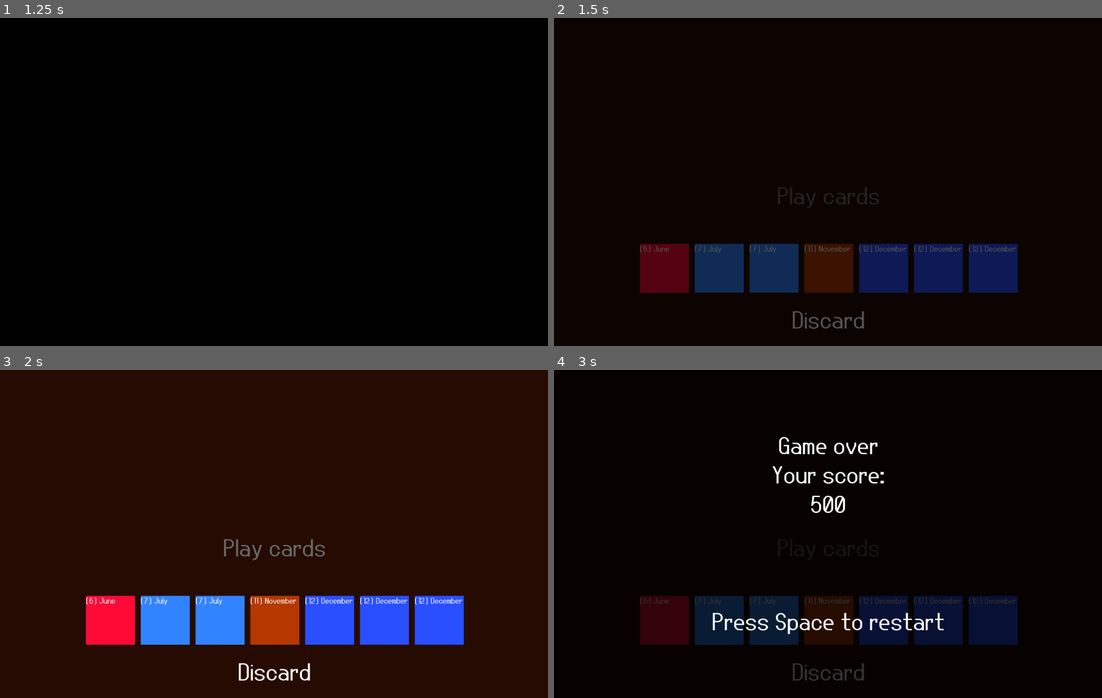
Above: before the commit, frames 1-4 (two rows, left to right).
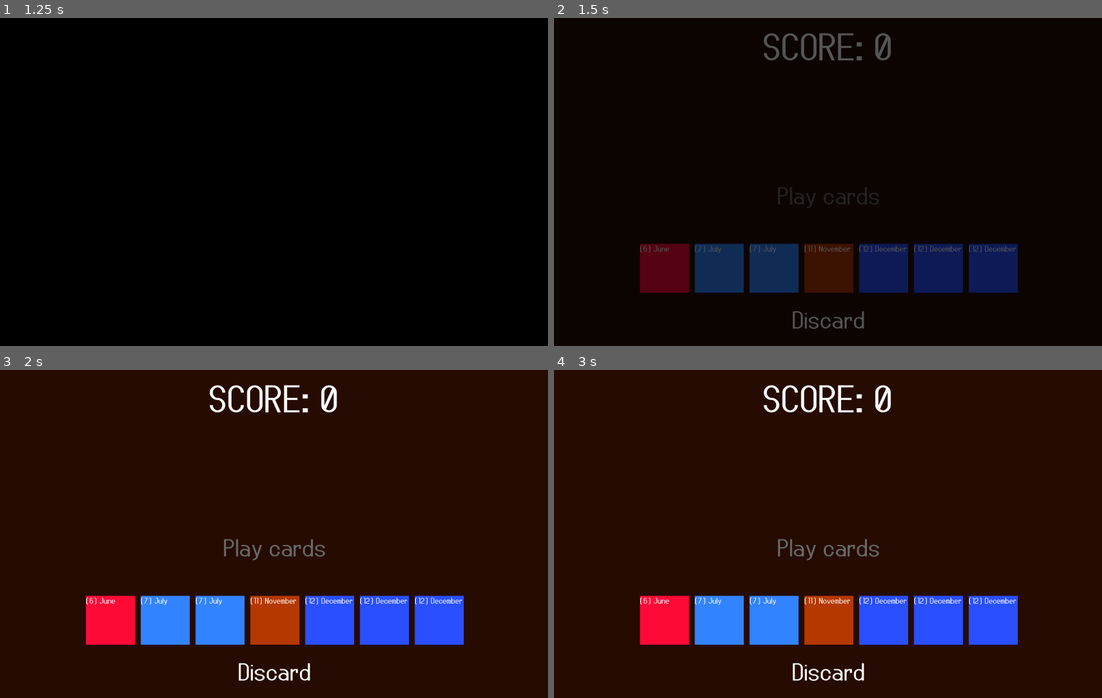
Above: after the commit, the same moments.

Repository: markeryjane/seeker
Game: Godot game, scene res://scenes/title_screen.tscn
Two runs of this game, one before a commit and one after it. Both use one fixed random seed, a clock stepped at 60 frames per second and the inputs below.
Inputs:
- Up to frame 1 (1.25 s): tap Enter (ui_accept) at 0.5, 0.6, 0.77, 1.07 s; hold Right (ui_right) from 0.53 s (still down)
- Up to frame 2 (1.5 s): release Right (ui_right) at 1.28 s; hold Down (ui_down) from 1.28 s (still down); tap Z (discard) at 1.35 s
- Up to frame 3 (2 s): keep holding Down (ui_down); tap Enter (ui_accept) at 1.52, 1.55, 1.82 s
- Up to frame 4 (3 s): release Down (ui_down) at 2.03 s; hold Right (ui_right) 2.03-2.78 s; tap X (play_hand) at 2.1 s; tap Enter (ui_accept) at 2.3, 2.75, 2.85 s; hold Up (ui_up) from 2.78 s (still down)

Frame 1 is identical in both runs. In frame 2, 0.7% of the frame differs, in the area x 38-62%, y 4-13%; in frame 3, 0.7%; in frame 4, 100%, in the area x 0-100%, y 0-100%.

Commit message:
game over screen displays proper final score

Diff:
--- a/scenes/game_over_screen.gd
+++ b/scenes/game_over_screen.gd
@@ -1,9 +1,11 @@
 extends Node2D
 
+var final_score:int = 0
+@onready var score_text: Label = %ScoreText
 
 # Called when the node enters the scene tree for the first time.
 func _ready() -> void:
-	pass # Replace with function body.
+	score_text.text = str(final_score)
 
 
 # Called every frame. 'delta' is the elapsed time since the previous frame.
--- a/scenes/game_over_screen.tscn
+++ b/scenes/game_over_screen.tscn
@@ -25,13 +25,14 @@
 horizontal_alignment = 1
 
 [node name="ScoreText" type="Label" parent="CenterContainer/VBoxContainer"]
+unique_name_in_owner = true
 layout_mode = 2
 theme_override_font_sizes/font_size = 90
 text = "500
 "
 horizontal_alignment = 1
 
-[node name="ScoreText2" type="Label" parent="CenterContainer/VBoxContainer"]
+[node name="RestartText" type="Label" parent="CenterContainer/VBoxContainer"]
 layout_mode = 2
 theme_override_font_sizes/font_size = 90
 text = "
--- a/scenes/main_scene.gd
+++ b/scenes/main_scene.gd
@@ -13,6 +13,7 @@
 @onready var points_label: Label = %PointsLabel
 @onready var multiplier_label: Label = %MultiplierLabel
 @onready var combo_display_animation_player: AnimationPlayer = %ComboDisplayAnimationPlayer
+@onready var score_value_label: Label = %ScoreValueLabel
 
 var selection_index = 0
 
@@ -81,7 +82,10 @@
 
 func game_over():
 	game_is_over = true
+
+	await get_tree().create_timer(1.5).timeout
 	var inst = GAME_OVER_SCREEN.instantiate()
+	inst.final_score = score
 	add_child(inst)
 
 # Called when the node enters the scene tree for the first time.
@@ -96,6 +100,9 @@
 
 # Called every frame. 'delta' is the elapsed time since the previous frame.
 func _process(delta: float) -> void:
+	if score_value_label.text != str(score):
+		score_value_label.text = str(score)
+
 	if game_is_over: return
 
 	if horizontal_selection_index == 1:
@@ -155,9 +162,6 @@
 
 	if deck.size() == 0:
 		setup_deck()
-
-
-	#reposition_cards_in_hand()
 
 
 func select_card():
@@ -235,8 +239,9 @@
 
 	_points_to_add *= scoring_numbers.size()
 
-	score += _points_to_add
-
+	#score += _points_to_add
+	var tween = get_tree().create_tween()
+	tween.tween_property(self, "score", score+_points_to_add, 0.9)
 
 	combo_display_value = scoring_numbers.size()
 	multiplier_label.text = str(combo_display_value)
--- a/scenes/main_scene.tscn
+++ b/scenes/main_scene.tscn
@@ -14,7 +14,7 @@
 "times": PackedFloat32Array(0, 0.533333, 1),
 "transitions": PackedFloat32Array(1, 1, 1),
 "update": 0,
-"values": [Color(1, 1, 1, 0), Color(1, 1, 1, 1), Color(1, 1, 1, 0)]
+"values": [Color(1, 1, 1, 0), Color(1.63645e-06, 0.830684, 0.470506, 1), Color(1, 1, 1, 0)]
 }
 
 [sub_resource type="Animation" id="Animation_8s8fh"]
@@ -57,23 +57,23 @@
 unique_name_in_owner = true
 position = Vector2(756, 178)
 
-[node name="CenterContainer" type="CenterContainer" parent="."]
+[node name="PlayDiscardCenterContainer" type="CenterContainer" parent="."]
 offset_top = 555.0
 offset_right = 2003.0
 offset_bottom = 1197.0
 
-[node name="VBoxContainer" type="VBoxContainer" parent="CenterContainer"]
+[node name="VBoxContainer" type="VBoxContainer" parent="PlayDiscardCenterContainer"]
 layout_mode = 2
 theme_override_constants/separation = 350
 
-[node name="PlayLabel" type="Label" parent="CenterContainer/VBoxContainer"]
+[node name="PlayLabel" type="Label" parent="PlayDiscardCenterContainer/VBoxContainer"]
 unique_name_in_owner = true
 layout_mode = 2
 theme_override_font_sizes/font_size = 90
 text = "Play cards"
 horizontal_alignment = 1
 
-[node name="DiscardLabel" type="Label" parent="CenterContainer/VBoxContainer"]
+[node name="DiscardLabel" type="Label" parent="PlayDiscardCenterContainer/VBoxContainer"]
 unique_name_in_owner = true
 layout_mode = 2
 theme_override_font_sizes/font_size = 90
@@ -87,27 +87,55 @@
 
 [node name="HBoxContainer" type="HBoxContainer" parent="ComboDisplay"]
 layout_mode = 2
-theme_override_constants/separation = 80
+theme_override_constants/separation = 50
+
+[node name="xLabel2" type="Label" parent="ComboDisplay/HBoxContainer"]
+layout_mode = 2
+theme_override_font_sizes/font_size = 100
+text = "("
 
 [node name="PointsLabel" type="Label" parent="ComboDisplay/HBoxContainer"]
 unique_name_in_owner = true
 layout_mode = 2
-theme_override_font_sizes/font_size = 200
+theme_override_font_sizes/font_size = 100
 text = "1"
 
 [node name="xLabel" type="Label" parent="ComboDisplay/HBoxContainer"]
 layout_mode = 2
-theme_override_font_sizes/font_size = 200
+theme_override_font_sizes/font_size = 100
 text = "x"
 
 [node name="MultiplierLabel" type="Label" parent="ComboDisplay/HBoxContainer"]
 unique_name_in_owner = true
 layout_mode = 2
-theme_override_font_sizes/font_size = 200
+theme_override_font_sizes/font_size = 100
 text = "1"
+
+[node name="xLabel3" type="Label" parent="ComboDisplay/HBoxContainer"]
+layout_mode = 2
+theme_override_font_sizes/font_size = 100
+text = ")"
 
 [node name="ComboDisplayAnimationPlayer" type="AnimationPlayer" parent="ComboDisplay"]
 unique_name_in_owner = true
 libraries = {
 "": SubResource("AnimationLibrary_hyl17")
 }
+
+[node name="ScoreCenterContainer" type="CenterContainer" parent="."]
+offset_right = 1995.0
+offset_bottom = 208.0
+
+[node name="HBoxContainer" type="HBoxContainer" parent="ScoreCenterContainer"]
+layout_mode = 2
+
+[node name="ScoreTextLabel" type="Label" parent="ScoreCenterContainer/HBoxContainer"]
+layout_mode = 2
+theme_override_font_sizes/font_size = 140
+text = "SCORE: "
+
+[node name="ScoreValueLabel" type="Label" parent="ScoreCenterContainer/HBoxContainer"]
+unique_name_in_owner = true
+layout_mode = 2
+theme_override_font_sizes/font_size = 140
+text = "0"
